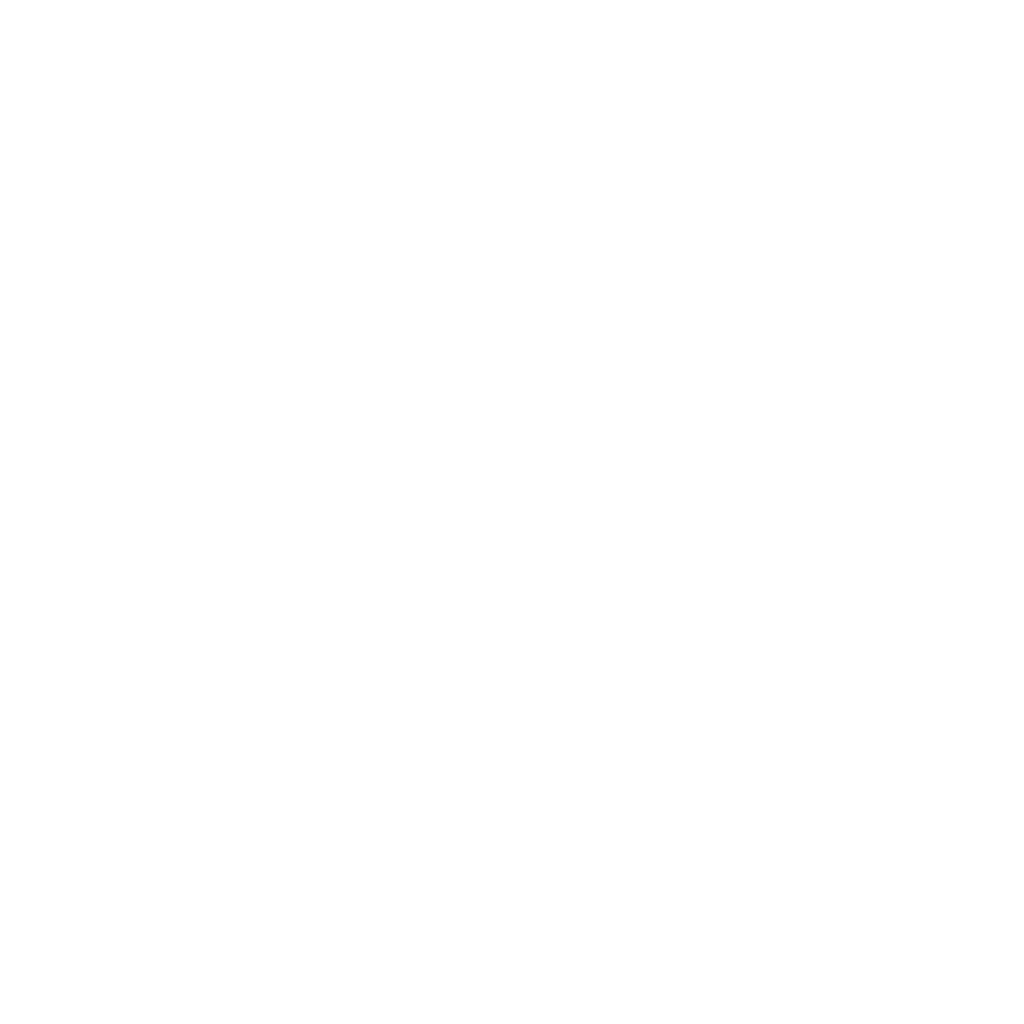
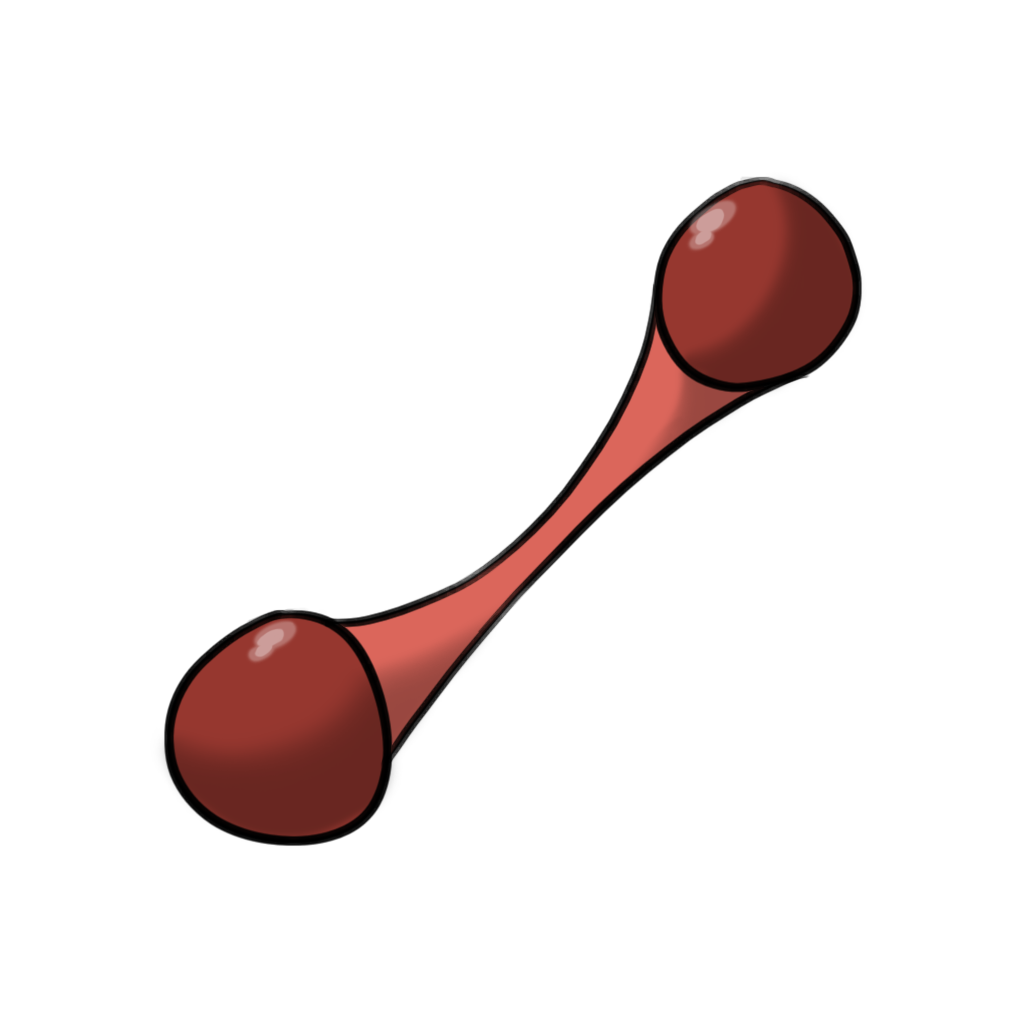
Layers edited between the first and the second w=1024, h=1024 image:
showed group "Group 1" (4 layers) over [155, 175, 865, 847]
painted on "Layer8" over [163, 176, 863, 847]
hid "Background" over [155, 175, 865, 847]
